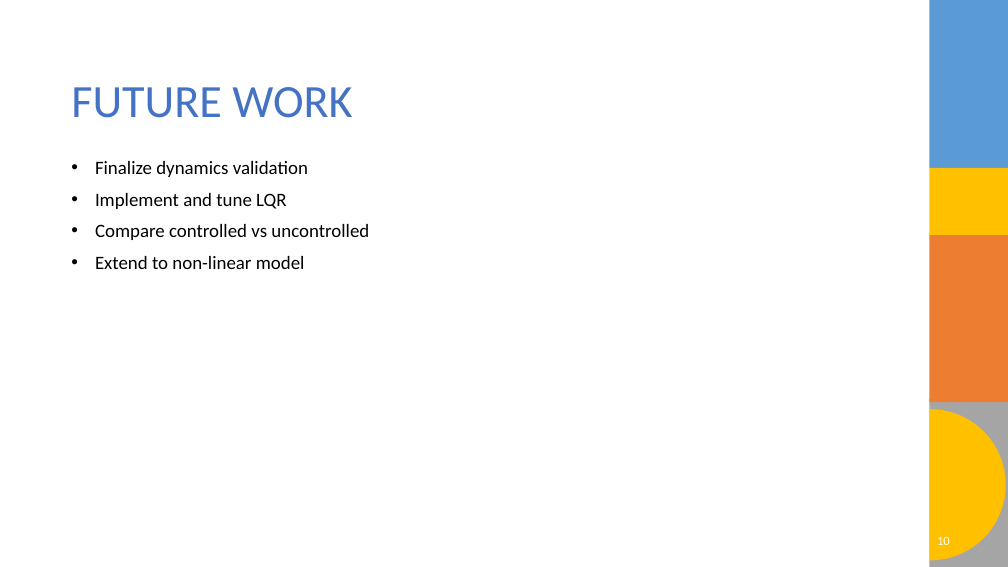
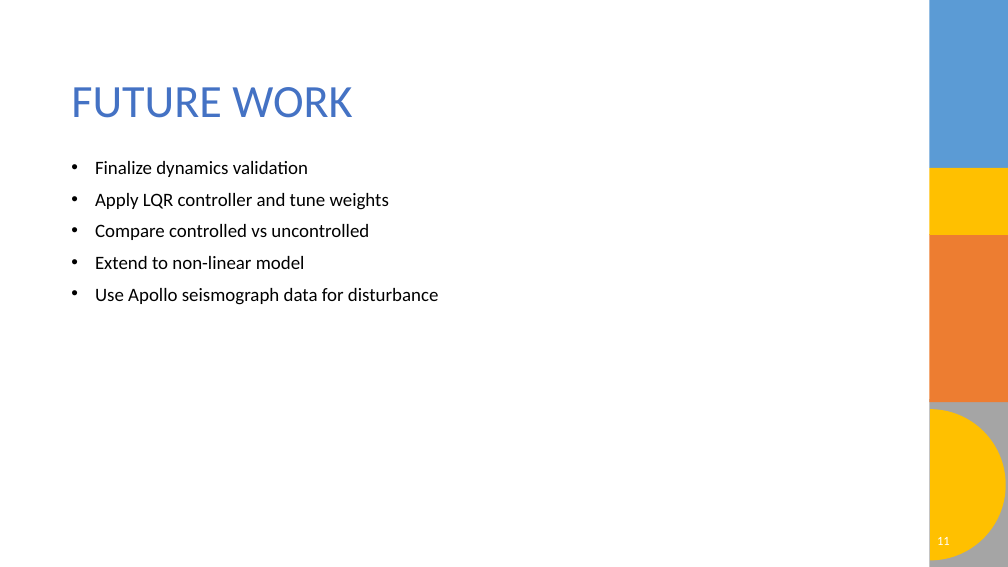
Before and after one commit to o-blip/school-2025-fall, a slide deck: slide 11 of Optimal_Controls/Project/Project Slides.pptx (slide 10 before the commit). Drawn at 1008x567 pixels with LibreOffice and Linux fonts; fonts in the diff are those of the drawing; background and template pictures are left out. Boxes give left, top, right and bottom in pixels: in the first picture for what was removed or moved away, otherwise in the second. Text is boxed around its words. In the diff, an @@ line names an element or a change of style, - is before the commit and + after.

```diff
--- a/Optimal_Controls/Project/Project Slides.pptx
+++ b/Optimal_Controls/Project/Project Slides.pptx
@@ text at [95, 193, 389, 210]: text changed @@
-• Implement and tune LQR
+• Apply LQR controller and tune weights
@@ text at [95, 288, 439, 305]: paragraph added @@
+• Use Apollo seismograph data for disturbance
@@ page number at [937, 537, 950, 545]: text changed @@
-10
+11
```
Also in this commit, not shown: 7 other slides changed, 2 slides added, 1 slide removed, 5 other files.
